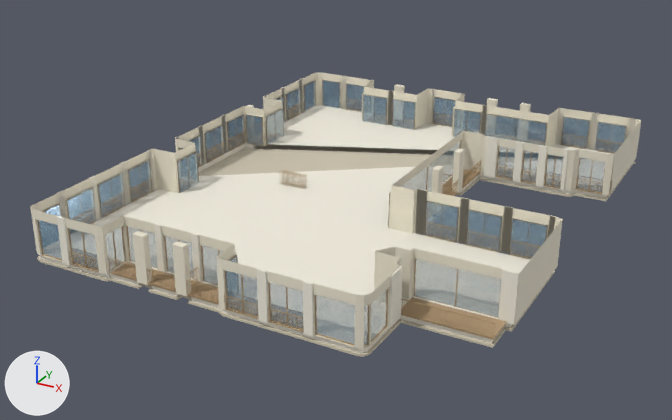
Two versions of the glTF model assets/data/miasto/p2.glb, one commit apart.
Before and after are seen from a 50 mm lens placed at (28.8, -59.9, 36.5), pointed at (-2.7, -2.6, 7.8). Lighting does not change. The marker at lower left points along +X, +Y and +Z. The picture after the commit comes second. Vertices at exactly the same position are counted once.
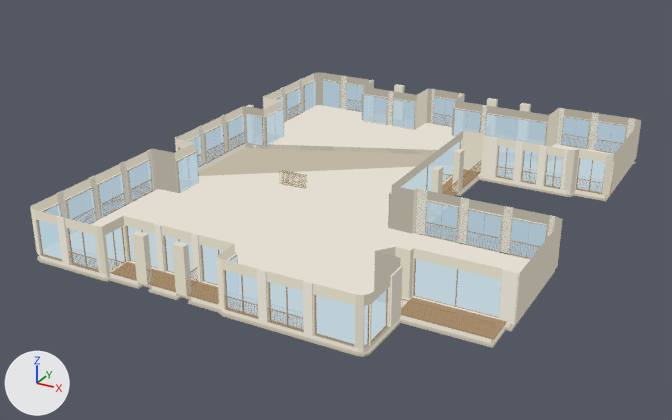
Location of each change, (x1, y1, x2, y2) in pixels of the pictures (672 x 420 px):
'Mesh_0', recoloured (lighter): (30, 72, 641, 357) in both
part 1 of me_mesh_0, recoloured: (37, 80, 627, 346) in both
part 2 of me_mesh_0, recoloured (lighter): (30, 72, 641, 357) in both

What changed in the scene script:
```text
Change mat_material_0:
    remove # nodes: BsdfPrincipled, OutputMaterial, VertexColor
    nodes: BsdfTransparent, Emission, LightPath, MixShader, OutputMaterial, VertexColor
Change mat_material_1:
    remove # nodes: BsdfPrincipled, Math, Mix, OutputMaterial, VertexColor
    remove # colours: light grey #adbfcb, mixed with the vertex colours
    nodes: BsdfTransparent, Emission, LightPath, Math, MixShader x2, OutputMaterial, VertexColor
Change me_mesh_0:
    where me_mesh_0.from_pydata(...)  # 15026 vertices, 19734 faces; spans x -16.8..15.2, y -20.1..18.9, z 7.8..11.7
    used by ob_mesh_0; location = (0.0, 0.0, 0.0)
    me_mesh_0 part 1: 17900 faces centred in x -16.8..15.2, y -20.1..18.9, z 8.4..11.1 are repainted in the vertex colours; the middle colour goes from brown #b0946c to brown #8e7756
    me_mesh_0 part 2: 1834 faces centred in x -16.8..15.1, y -20.1..18.9, z 7.8..11.7 are repainted in the vertex colours; the middle colour goes from pale yellow #eee7d3 to grey #b4b6a3
```
